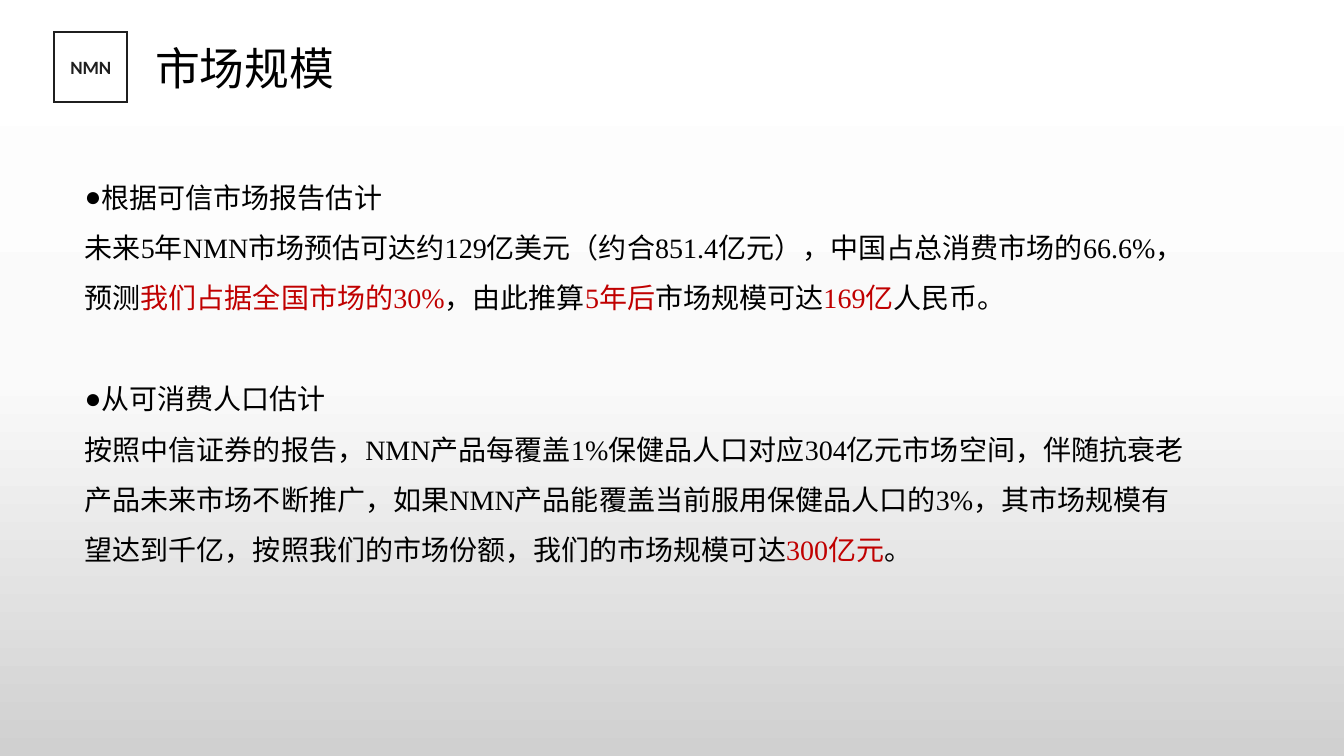
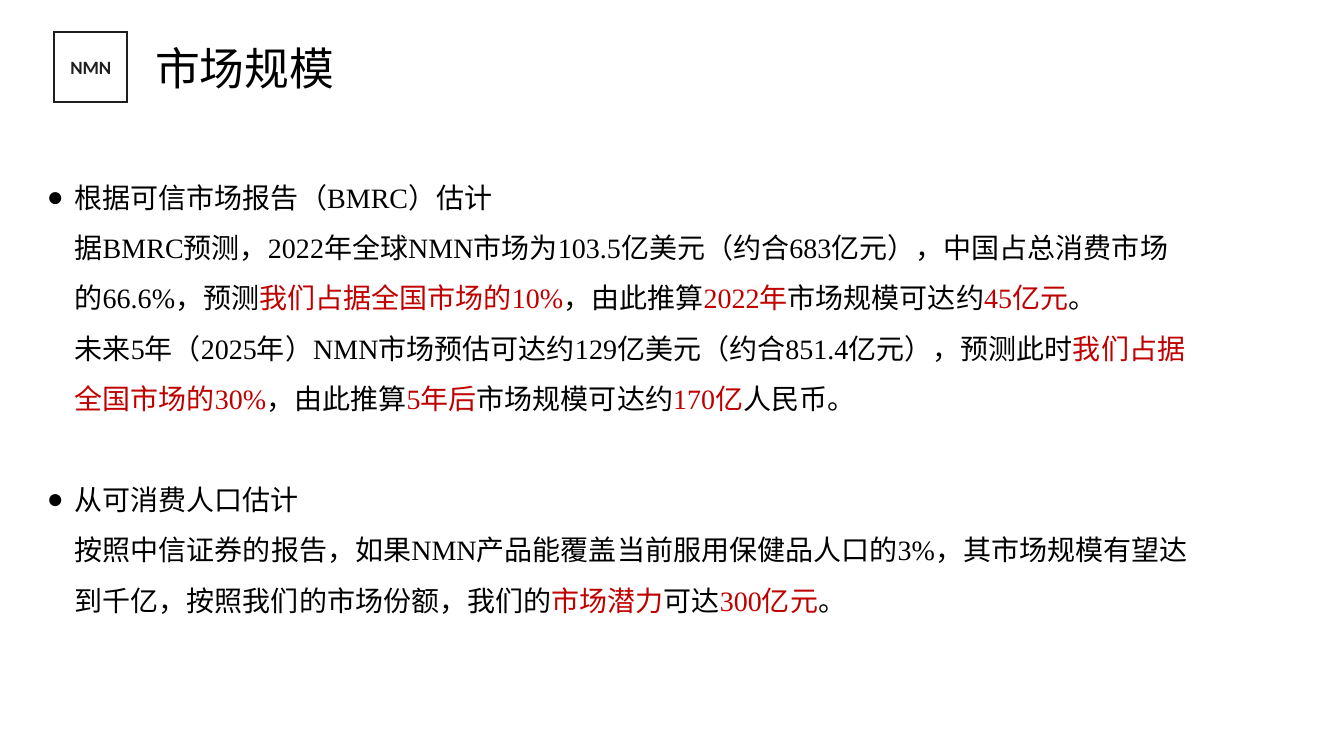
Before and after one commit to JuXue54/blockchain, a slide deck: slide 22 of temp/NMN商业计划书2.pptx. Drawn at 1344x756 pixels with LibreOffice and Linux fonts; fonts in the diff are those of the drawing; background and template pictures are left out. Boxes give left, top, right and bottom in pixels: in the first picture for what was removed or moved away, otherwise in the second. Text is boxed around its words. In the diff, an @@ line names an element or a change of style, - is before the commit and + after.

Commit message:
update files

```diff
--- a/temp/NMN商业计划书2.pptx
+++ b/temp/NMN商业计划书2.pptx
@@ background gradient #FFFFFF to #FBFBFB to #D1D1D1 to #FFFFFF @@
@@ text at box(75, 184, 1185, 412): text changed @@
-● 根据可信市场报告估计
-未来5年NMN市场预估可达约129亿美元（约合851.4亿元），中国占总消费市场的66.6%，预测我们占据全国市场的30%，由此推算5年后市场规模可达169亿人民币。
+● 根据可信市场报告（BMRC）估计
+据BMRC预测，2022年全球NMN市场为103.5亿美元（约合683亿元），中国占总消费市场的66.6%，预测我们占据全国市场的10%，由此推算2022年市场规模可达约45亿元。
+未来5年（2025年）NMN市场预估可达约129亿美元（约合851.4亿元），预测此时我们占据全国市场的30%，由此推算5年后市场规模可达约170亿人民币。
@@ text at box(75, 486, 299, 513): indent changed @@
@@ text at box(75, 536, 1188, 614): text changed @@
-按照中信证券的报告，NMN产品每覆盖1%保健品人口对应304亿元市场空间，伴随抗衰老产品未来市场不断推广，如果NMN产品能覆盖当前服用保健品人口的3%，其市场规模有望达到千亿，按照我们的市场份额，我们的市场规模可达300亿元。
+按照中信证券的报告，如果NMN产品能覆盖当前服用保健品人口的3%，其市场规模有望达到千亿，按照我们的市场份额，我们的市场潜力可达300亿元。
```
Also in this commit, not shown: 23 other slides changed, 2 slides added, 2 slides removed.
